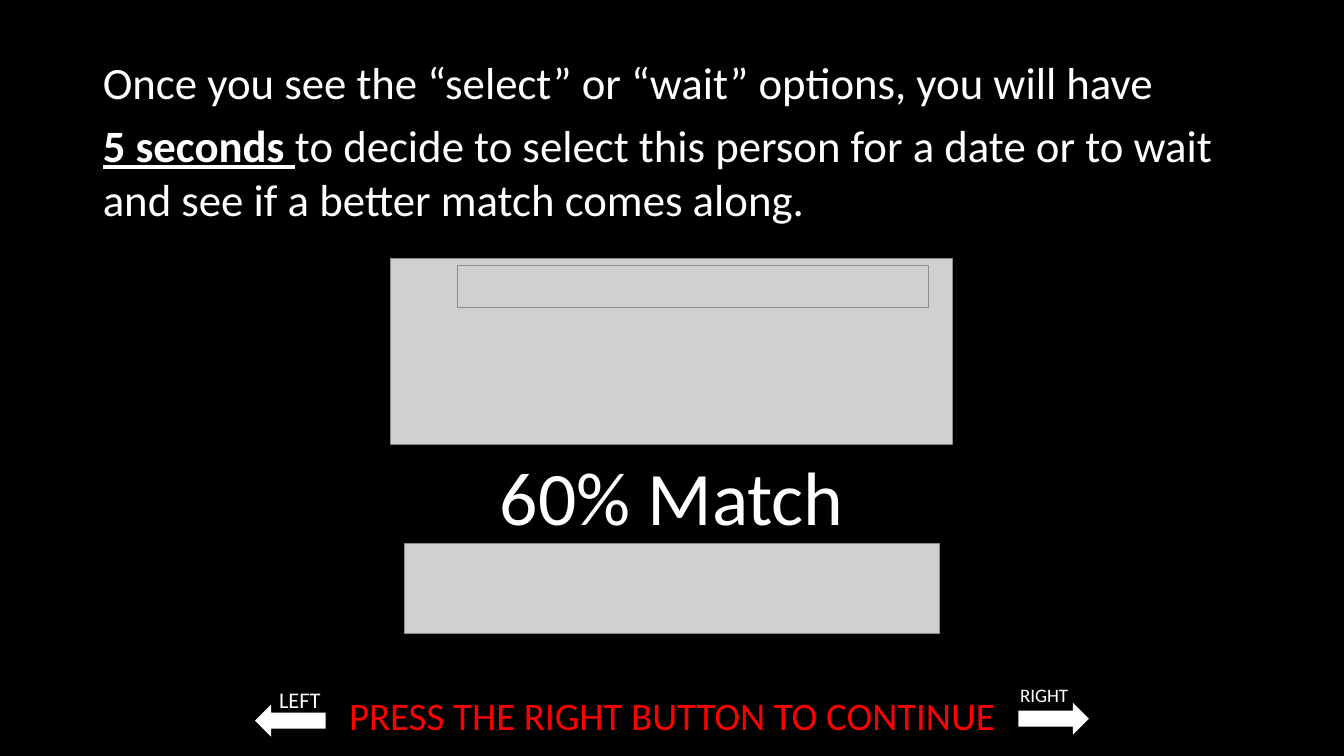
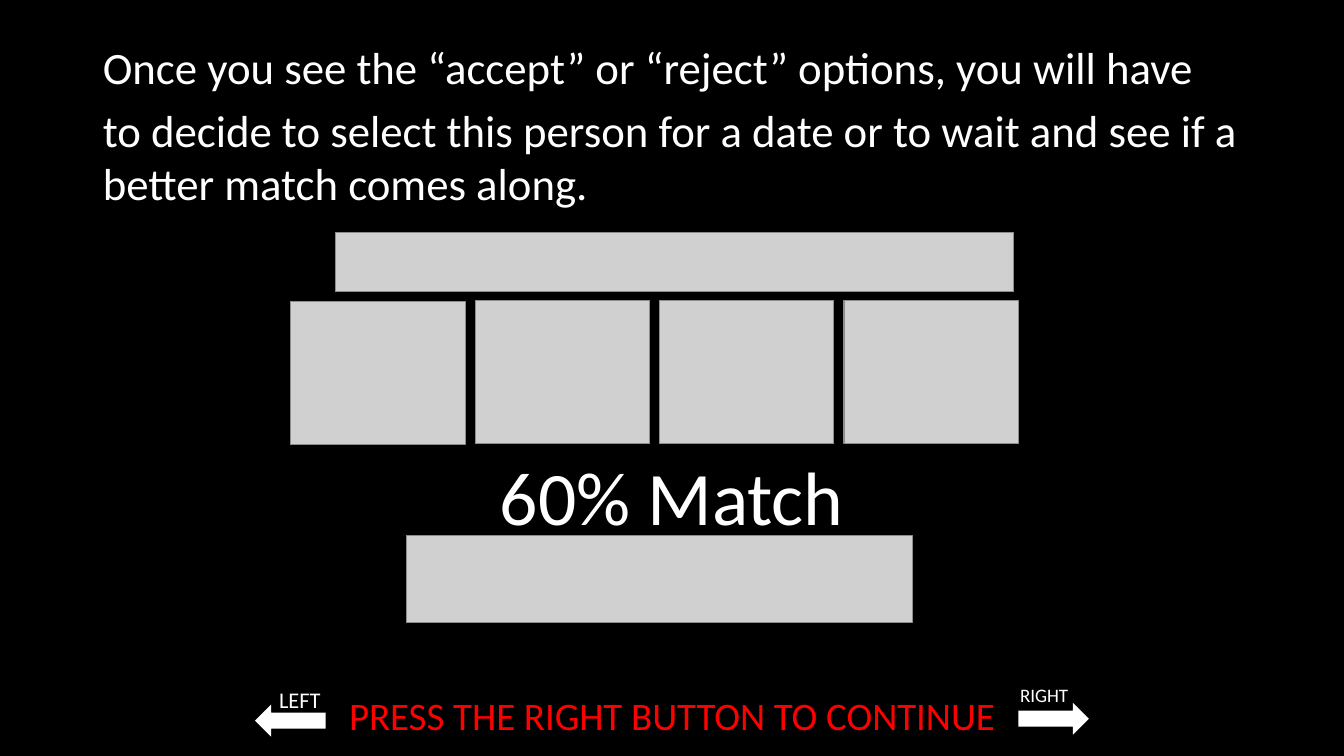
Before and after one commit to laureate-institute-for-brain-research/StimToolOnline, a slide deck: slide 11 of public/js/tasks/blind_dating/media/Blind_dating_game_instructions.pptx. Drawn at 1344x756 pixels with LibreOffice and Linux fonts; fonts in the diff are those of the drawing; grey boxes stand for pictures. Boxes give left, top, right and bottom in pixels: in the first picture for what was removed or moved away, otherwise in the second. Text is boxed around its words. In the diff, an @@ line names an element or a change of style, - is before the commit and + after.

Commit message:
updated instructions slides to match with new images

```diff
--- a/public/js/tasks/blind_dating/media/Blind_dating_game_instructions.pptx
+++ b/public/js/tasks/blind_dating/media/Blind_dating_game_instructions.pptx
@@ text at [103, 52, 1236, 208]: text changed @@
-Once you see the “select” or “wait” options, you will have
-5 seconds to decide to select this person for a date or to wait and see if a better match comes along.
+Once you see the “accept” or “reject” options, you will have
+to decide to select this person for a date or to wait and see if a better match comes along.
@@ picture: place and size @@
-picture at [458, 266, 929, 308]
+picture at [335, 232, 1013, 291]
@@ picture removed at [391, 259, 954, 462] @@
@@ picture added at [291, 301, 466, 445] @@
@@ picture added at [475, 300, 649, 444] @@
@@ picture added at [659, 300, 834, 444] @@
@@ picture added at [844, 300, 1018, 444] @@
@@ picture: place and size @@
-picture at [405, 543, 940, 634]
+picture at [407, 535, 912, 623]
```
Also in this commit, not shown: 8 other slides changed, 10 other files.
